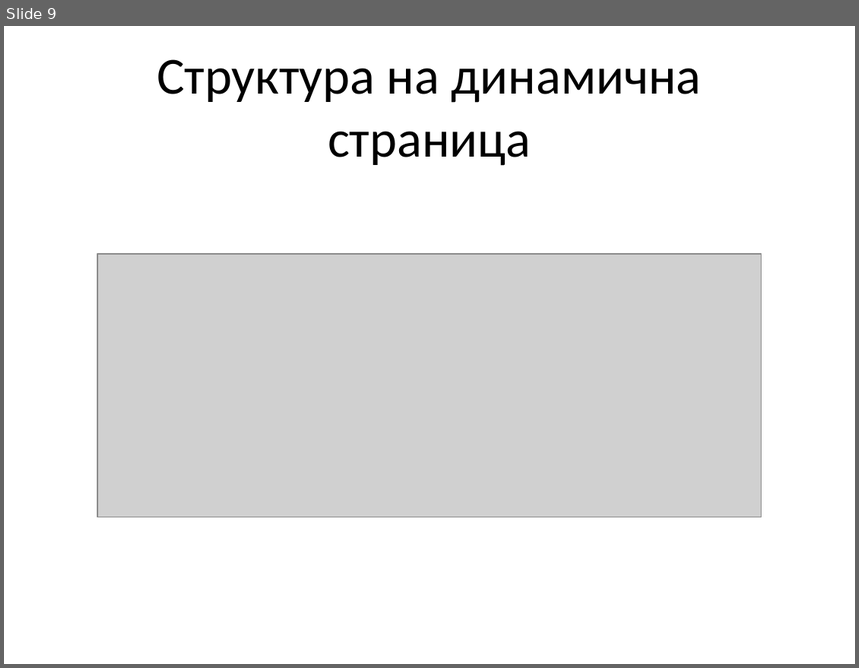
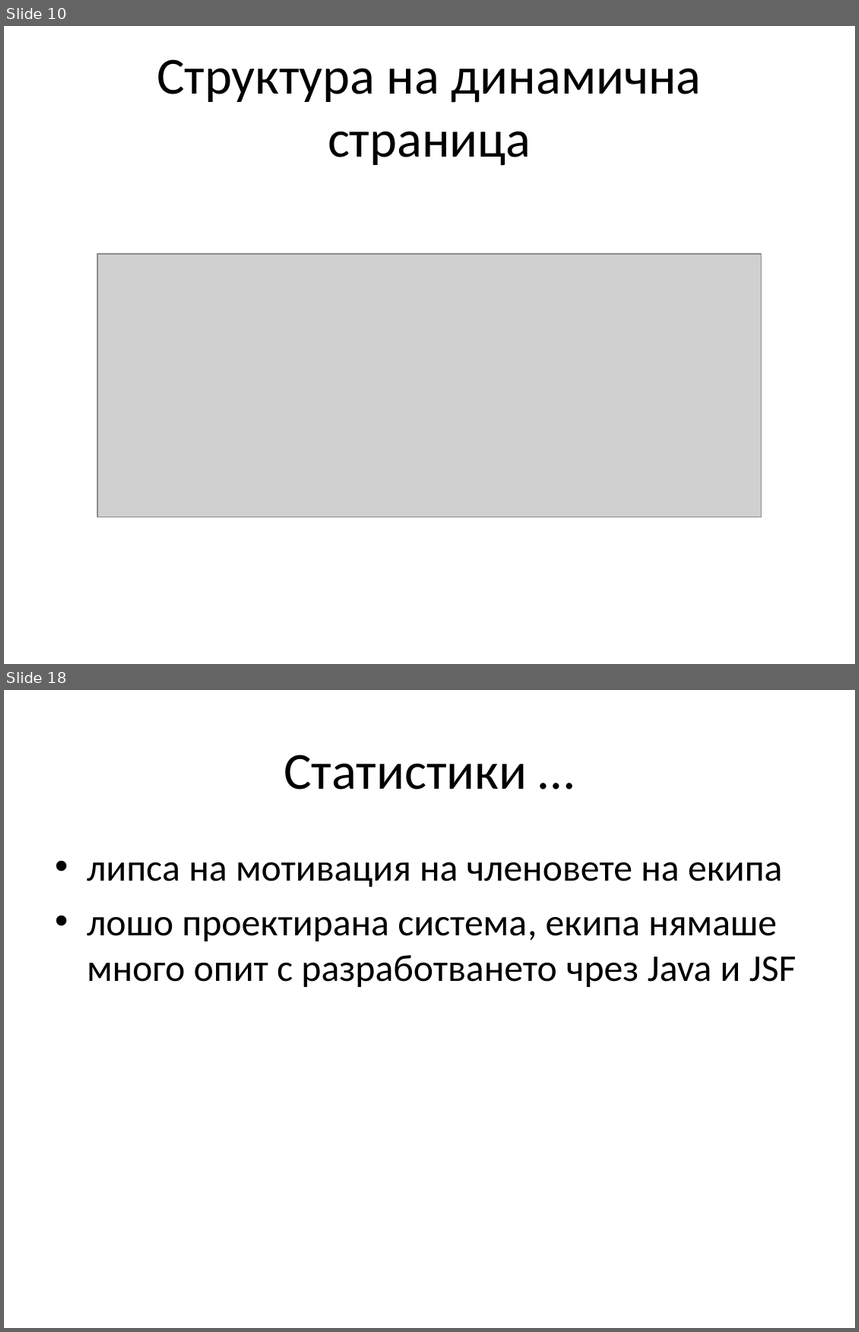
Before and after one commit to jasimcse/team2-strawberry, a slide deck: prezentaciq/venci.ppt. Shown one above the other, each under a label of ours: slide 9 before the commit, slides 10 and 18 after it; the slides between them are not shown. The pictures are 859x668 and 859x1332 pixels, drawn with LibreOffice and Linux fonts; fonts in the diff are those of the drawing; grey boxes stand for pictures. Boxes give left, top, right and bottom in pixels: in the first picture for what was removed or moved away, otherwise in the second. Text is boxed around its words. In the diff, an @@ line names an element or a change of style, - is before the commit and + after.

```diff
--- a/prezentaciq/venci.ppt
+++ b/prezentaciq/venci.ppt
@@ slide 18 added at <box>4,690,855,1328</box>, background #FFFFFF @@
@@ title added at <box>284,755,527,790</box>, 44 pt, text #000000 @@
+Статистики …
@@ text added at <box>87,862,797,987</box>, 32 pt, text #000000 @@
+• липса на мотивация на членовете на екипа
+• лошо проектирана система, екипа нямаше много опит с разработването чрез Java и JSF
@@ what was slide 9 is now slide 10 @@
```
Also in this commit, not shown: 6 slides changed, 8 other slides added, 2 slides removed.
